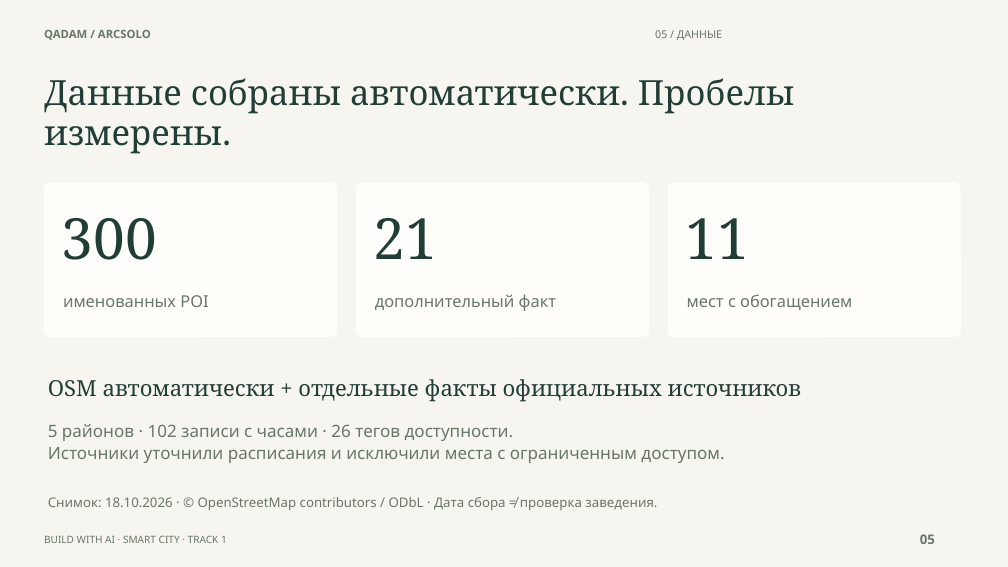
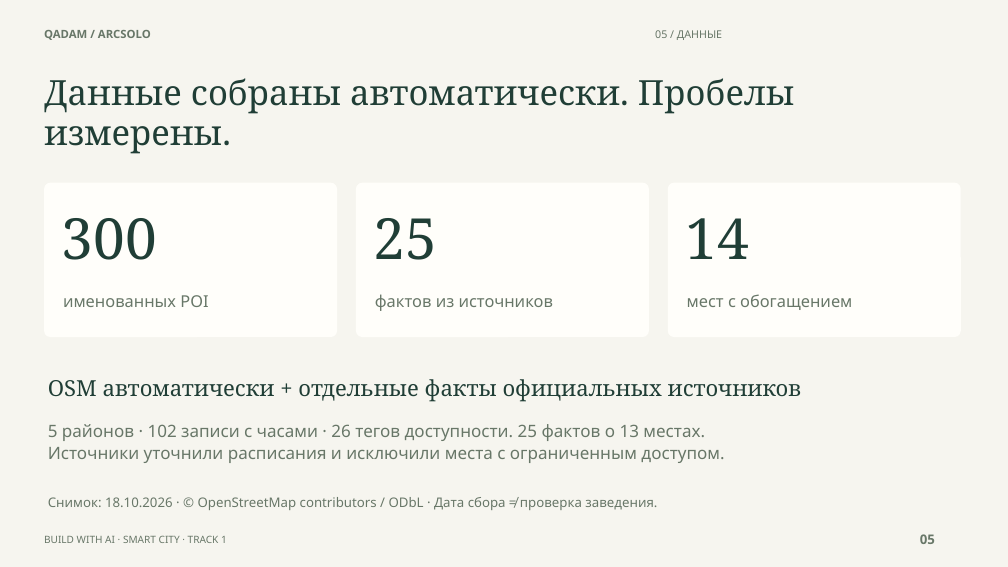
Before and after one commit to Csadow/qadam-astana, a slide deck: slide 5 of presentation/Qadam_ArcSolo_pitch_RU.pptx. Drawn at 1008x567 pixels with LibreOffice and Linux fonts; fonts in the diff are those of the drawing. Boxes give left, top, right and bottom in pixels: in the first picture for what was removed or moved away, otherwise in the second. Text is boxed around its words. In the diff, an @@ line names an element or a change of style, - is before the commit and + after.

```diff
--- a/presentation/Qadam_ArcSolo_pitch_RU.pptx
+++ b/presentation/Qadam_ArcSolo_pitch_RU.pptx
@@ text at (x1=374, y1=218, x2=437, y2=260): text changed @@
-21
+25
@@ text at (x1=685, y1=218, x2=748, y2=259): text changed @@
-11
+14
@@ text at (x1=375, y1=294, x2=553, y2=311): text changed @@
-дополнительный факт
+фактов из источников
@@ text at (x1=48, y1=424, x2=705, y2=441): text changed @@
-5 районов · 102 записи с часами · 26 тегов доступности.
+5 районов · 102 записи с часами · 26 тегов доступности. 25 фактов о 13 местах.
```
Also in this commit, not shown: 4 other slides changed, 1 slide added, 1 slide removed, 48 other files.
